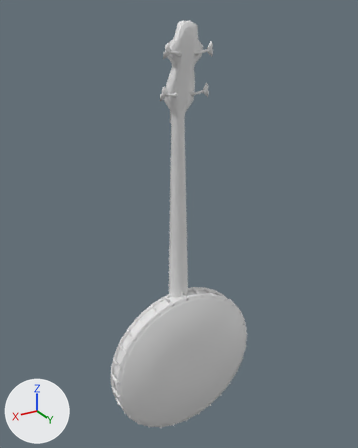
The OBJ model sharedAssets/Assets/Banjo.obj, before and after one commit.
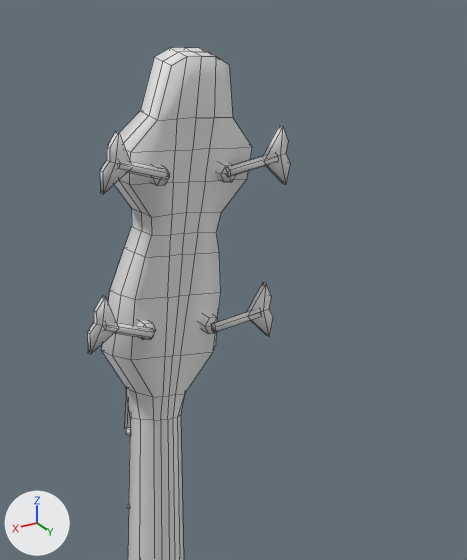
The first picture shows the older version from a camera (50 mm lens) standing at (27.4, 45.8, 24.8) and looking at (-0.3, -0.3, 1.7). The close-ups show the older and then the newer version on the part from 38% to 73% of the width and 2% to 35% of the height of that picture. Only the edits that show in the close-ups are written down. The lights are fixed; the arrows at lower left show +X, +Y and +Z. The close-ups show mesh edges as thin lines. Where no turn or scale is listed for an object, it has been applied to the vertices.

The first close-up shows 'Circle.002_Circle.017'.
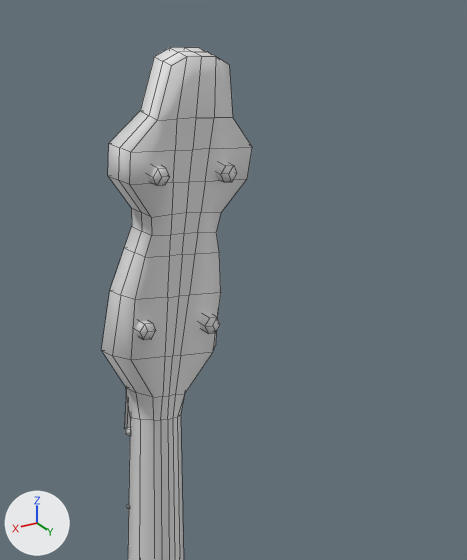
Location of each change, [x1, y1, x2, y2] in pixels of the close-ups (467 x 560 px):
'Circle.002_Circle.017', reshaped: before [87, 47, 290, 560]; after [101, 47, 252, 560]
part 1 of me_circle_002_circle_017, deleted: before [87, 125, 290, 354]

The change, as a diff of the scene's bpy script:
```diff
--- a/sharedAssets/Assets/Banjo.obj.py
+++ b/sharedAssets/Assets/Banjo.obj.py
@@ me_circle_002_circle_017 @@
 # used by ob_circle_002_circle_017; location = (0.0, 0.0, 0.0)
-me_circle_002_circle_017.from_pydata(...)  # 1189 vertices, 1140 faces; spans x -9.7..9.8, y -0.5..2.5, z -26.2..23.9
+me_circle_002_circle_017.from_pydata(...)  # 1077 vertices, 1024 faces; spans x -9.7..9.8, y -0.5..2.4, z -26.2..23.9
+# me_circle_002_circle_017 part 1: 8 loose pieces with 112 vertices, spanning x -2.8..3.0, y 1.4..2.5, z 16.4..22.0, are deleted
```
